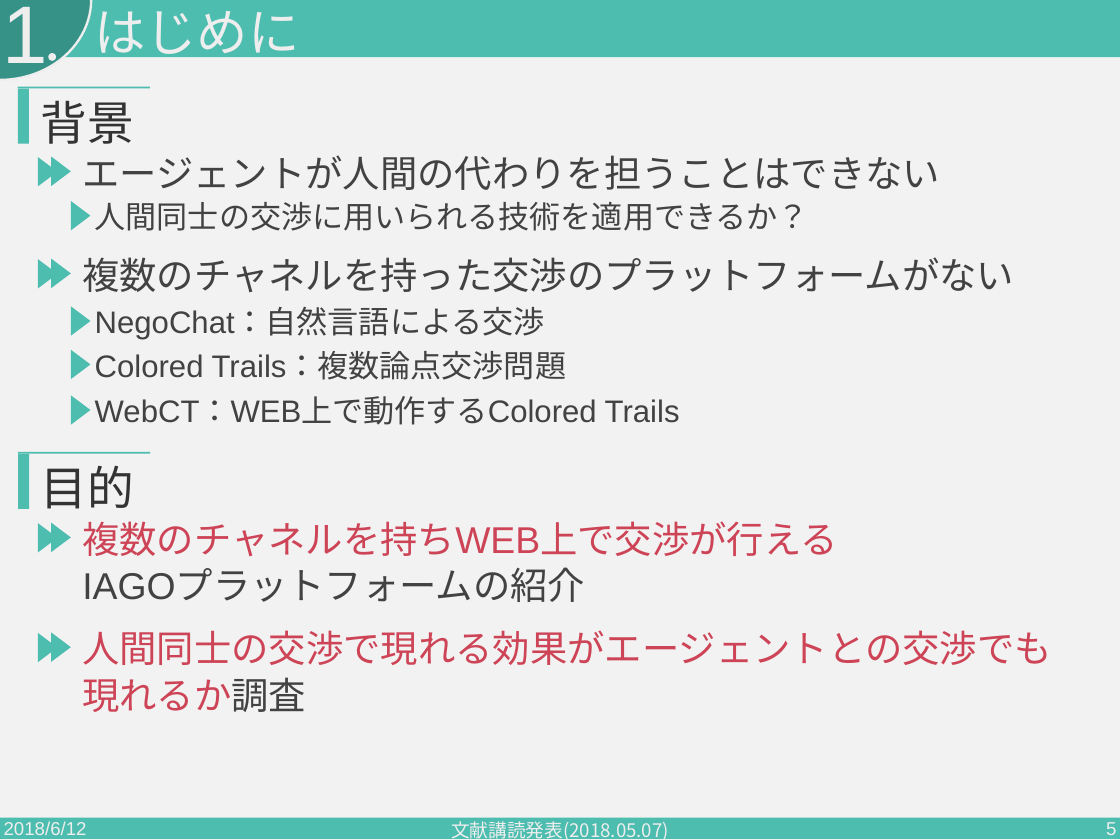
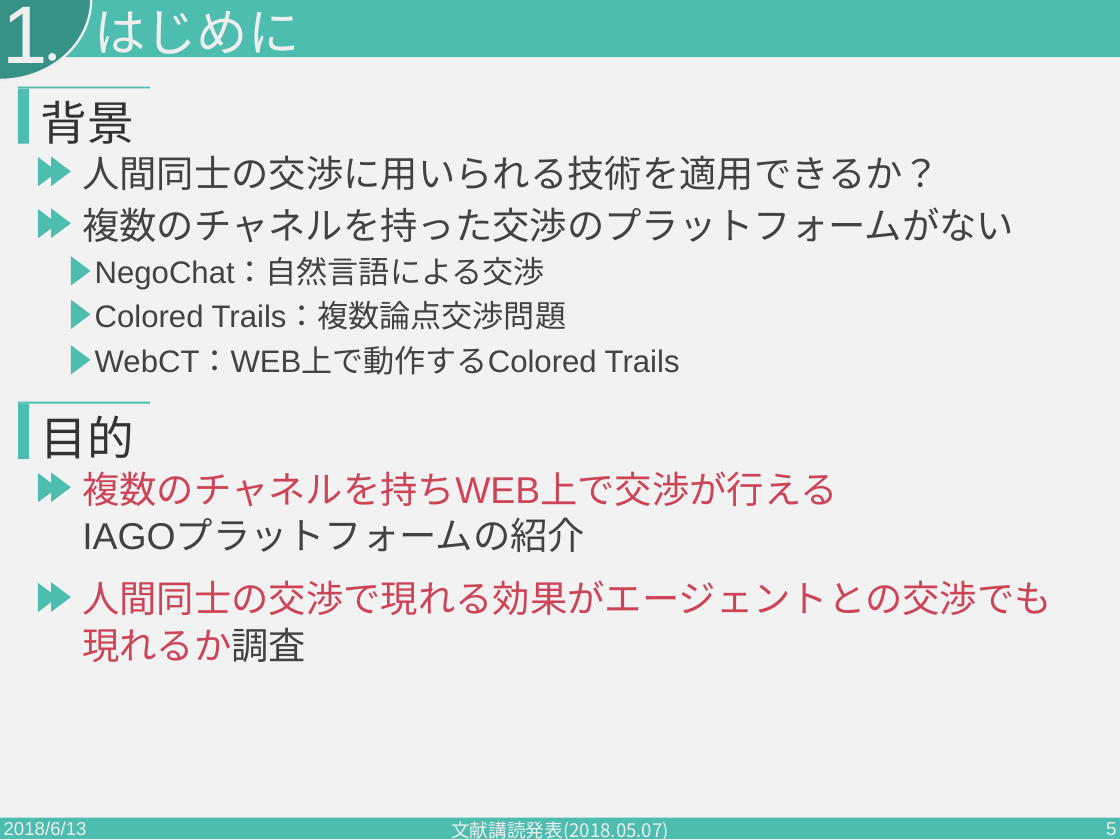
Before and after one commit to PajamaDrive/presentation, a slide deck: slide 5 of presentation_2nd.pptx. Drawn at 1120x840 pixels with LibreOffice and Linux fonts; fonts in the diff are those of the drawing. Boxes give left, top, right and bottom in pixels: in the first picture for what was removed or moved away, otherwise in the second. Text is boxed around its words. In the diff, an @@ line names an element or a change of style, - is before the commit and + after.

```diff
--- a/presentation_2nd.pptx
+++ b/presentation_2nd.pptx
@@ text "人間同士の交渉に用いられる技術を適用できるか？": place and size @@
-text "人間同士の交渉に用いられる技術を適用できるか？" at [95, 202, 809, 231]
+text "人間同士の交渉に用いられる技術を適用できるか？" at [82, 155, 940, 190]
@@ text "人間同士の交渉に用いられる技術を適用できるか？" at [82, 155, 940, 190]: size 40 to 48 pt @@
@@ text removed at [82, 155, 940, 190] @@
-エージェントが人間の代わりを担うことはできない
@@ triangle removed at [71, 201, 91, 231] @@
@@ 9 triangles, 7 texts, 2 rectangles: place and size @@
-9 triangles, 7 texts, 2 rectangles at [18, 257, 1051, 712]
+9 triangles, 7 texts, 2 rectangles at [18, 207, 1051, 662]
@@ text at [4, 821, 87, 840]: text changed @@
-2018/6/12
+2018/6/13
```
Also in this commit, not shown: 32 other slides changed, 15 slides added.
